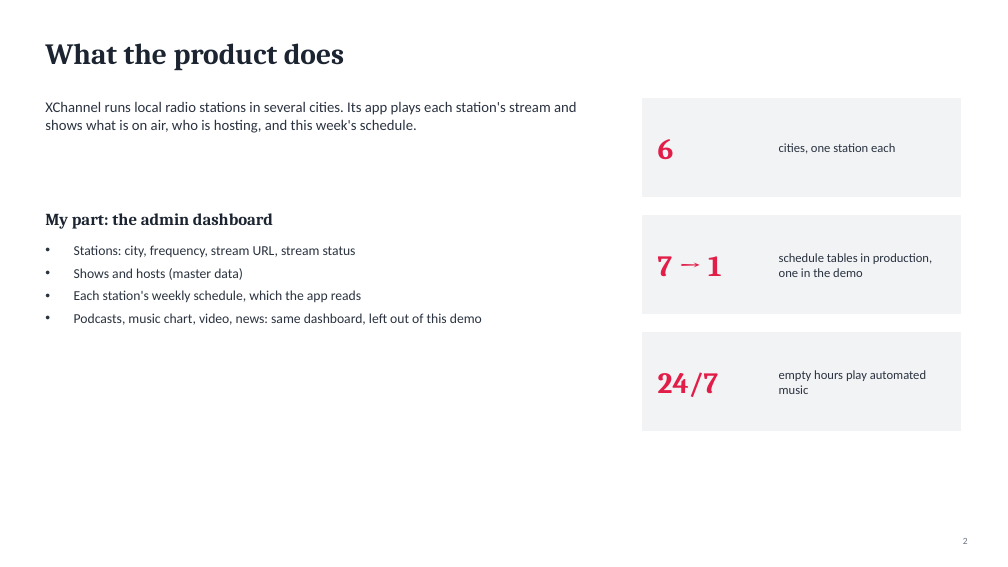
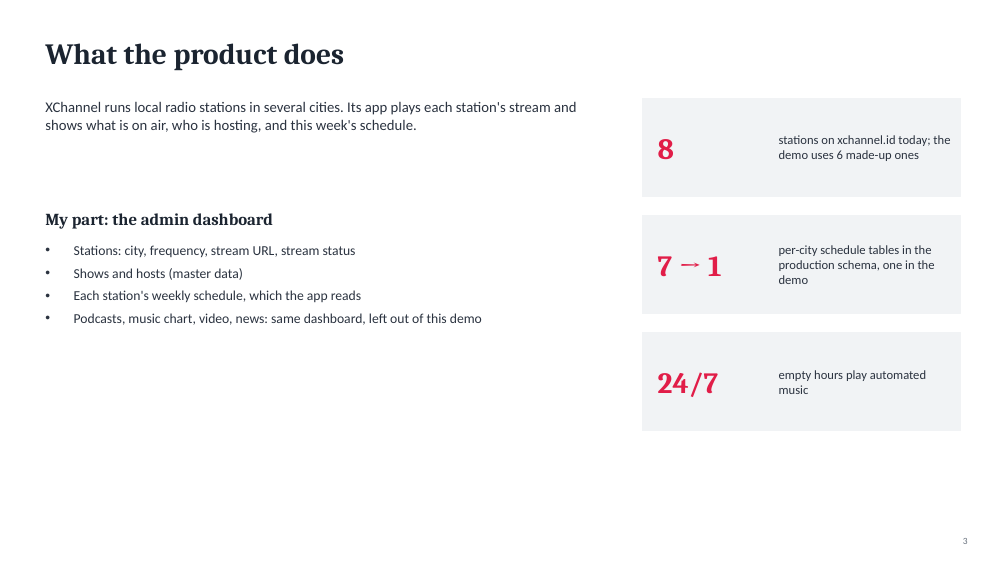
Before and after one commit to Enricosaputra/xchannel-dashboard-demo, a slide deck: slide 3 of docs/XChannel-walkthrough.pptx (slide 2 before the commit). Drawn at 1008x567 pixels with LibreOffice and Linux fonts; fonts in the diff are those of the drawing. Boxes give left, top, right and bottom in pixels: in the first picture for what was removed or moved away, otherwise in the second. Text is boxed around its words. In the diff, an @@ line names an element or a change of style, - is before the commit and + after.

Commit message:
Decks: add the real product (xchannel.id) and current station count

```diff
--- a/docs/XChannel-walkthrough.pptx
+++ b/docs/XChannel-walkthrough.pptx
@@ text at bbox=[658, 139, 674, 159]: text changed @@
-6
+8
@@ text at bbox=[779, 135, 950, 161]: text changed @@
-cities, one station each
+stations on xchannel.id today; the demo uses 6 made-up ones
@@ text at bbox=[779, 245, 935, 284]: text changed @@
-schedule tables in production, one in the demo
+per-city schedule tables in the production schema, one in the demo
```
Also in this commit, not shown: 13 other slides changed, 1 slide added, 8 other files.
